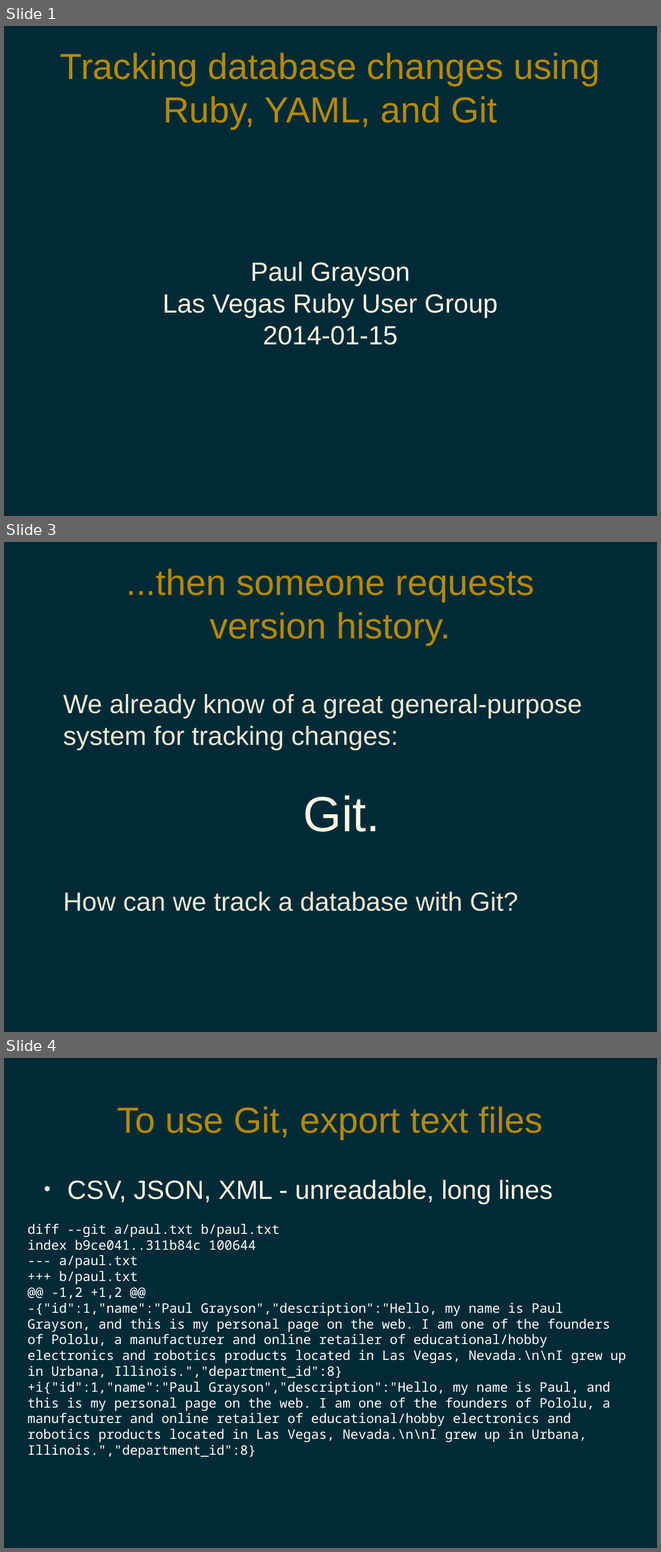
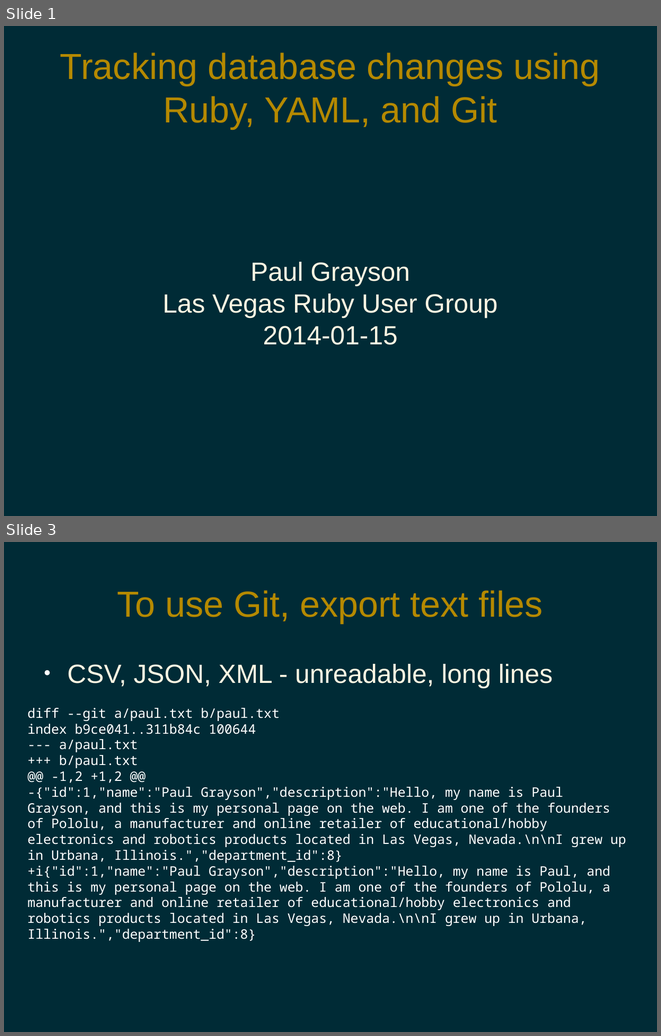
Before and after one commit to pdg137/tracking-pres, a slide deck: tracking.odp. Shown one above the other, each under a label of ours: slides 1, 3 and 4 before the commit, slides 1 and 3 after it; the slides between them are not shown. The pictures are 661x1552 and 661x1036 pixels, drawn with LibreOffice and Linux fonts; fonts in the diff are those of the drawing. Boxes give left, top, right and bottom in pixels: in the first picture for what was removed or moved away, otherwise in the second. Text is boxed around its words. In the diff, an @@ line names an element or a change of style, - is before the commit and + after.

```diff
--- a/tracking.odp
+++ b/tracking.odp
@@ slide 3 removed at (4,542,657,1032), background #002B36 @@
@@ title removed at (126,568,534,645) @@
-...then someone requests
-version history.
@@ text removed at (63,694,582,911) @@
-We already know of a great general-purpose system for tracking changes:
-Git.
-How can we track a database with Git?
@@ what was slide 4 is now slide 3 @@
```
Also in this commit, not shown: 2 slides changed, 2 slides added.
